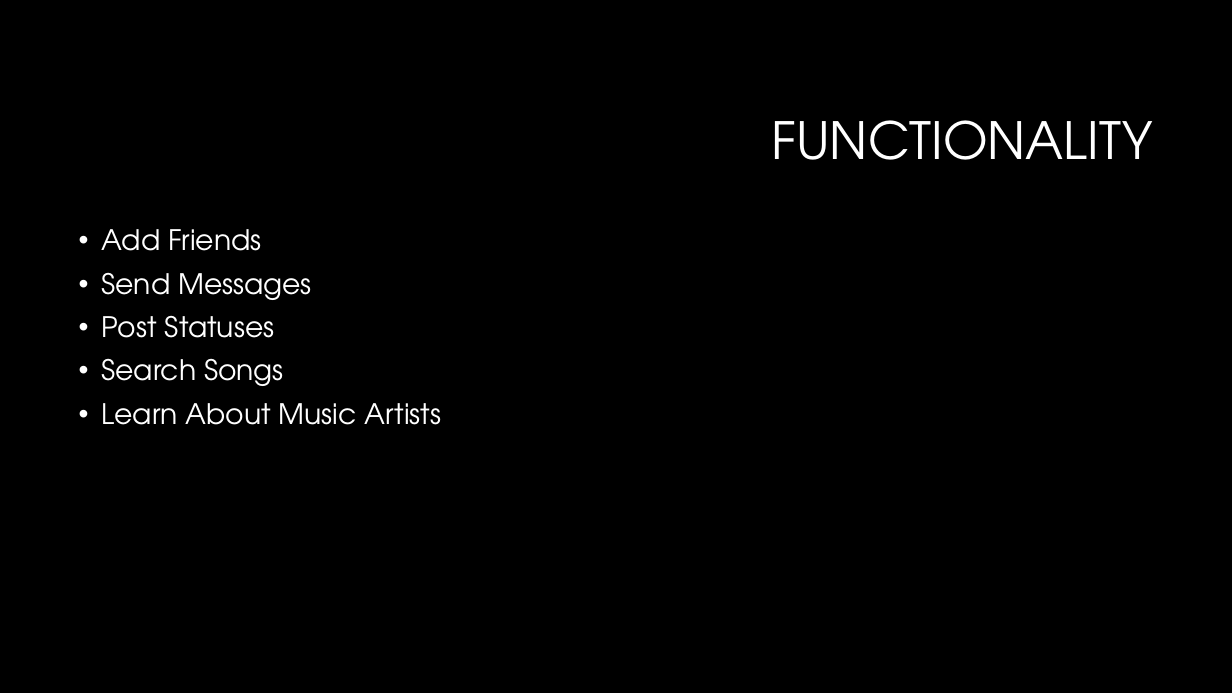
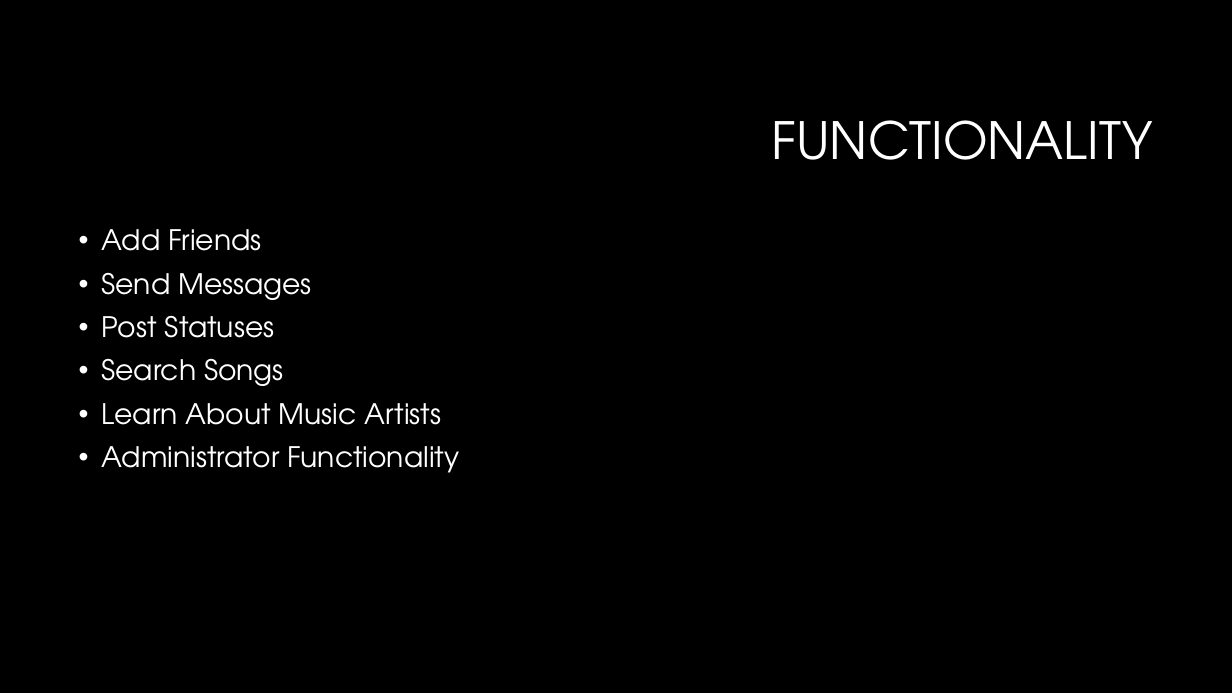
Before and after one commit to Con98/TheSongDb, a slide deck: slide 3 of TheSongDbSite/The Songdb.pptx. Drawn at 1232x693 pixels with LibreOffice and Linux fonts; fonts in the diff are those of the drawing; background and template pictures are left out. Boxes give left, top, right and bottom in pixels: in the first picture for what was removed or moved away, otherwise in the second. Text is boxed around its words. In the diff, an @@ line names an element or a change of style, - is before the commit and + after.

```diff
--- a/TheSongDbSite/The Songdb.pptx
+++ b/TheSongDbSite/The Songdb.pptx
@@ text at [102,446,459,473]: paragraph added @@
+• Administrator Functionality
```
Also in this commit, not shown: 5 other slides changed, 2 slides added, 2 slides removed.
